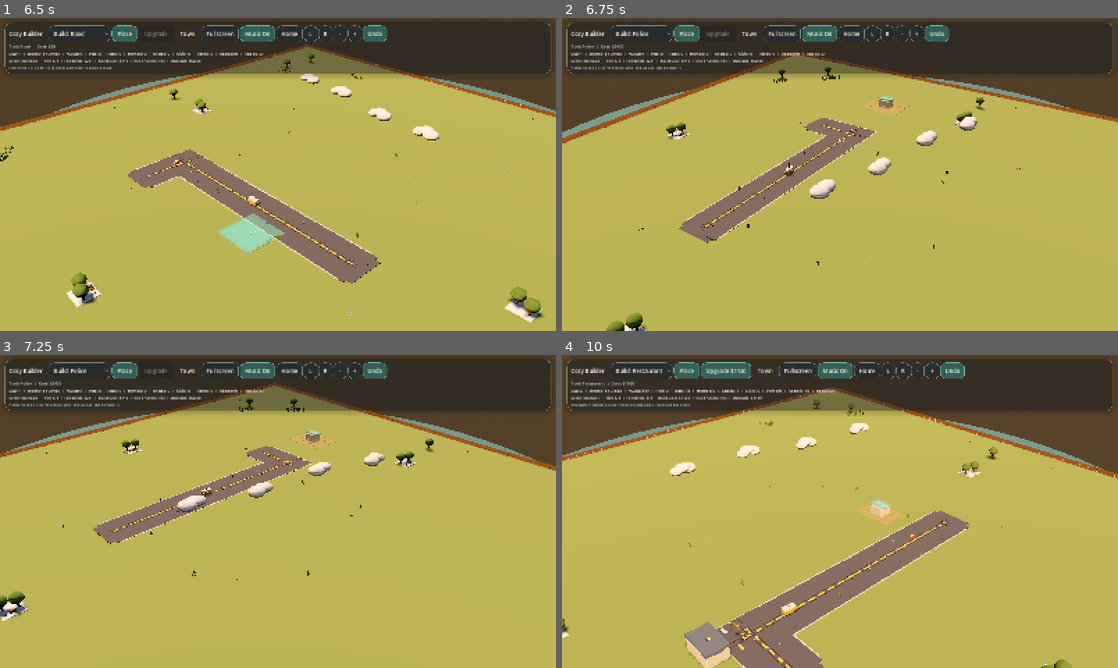
Above: before the commit, frames 1-4 (two rows, left to right).
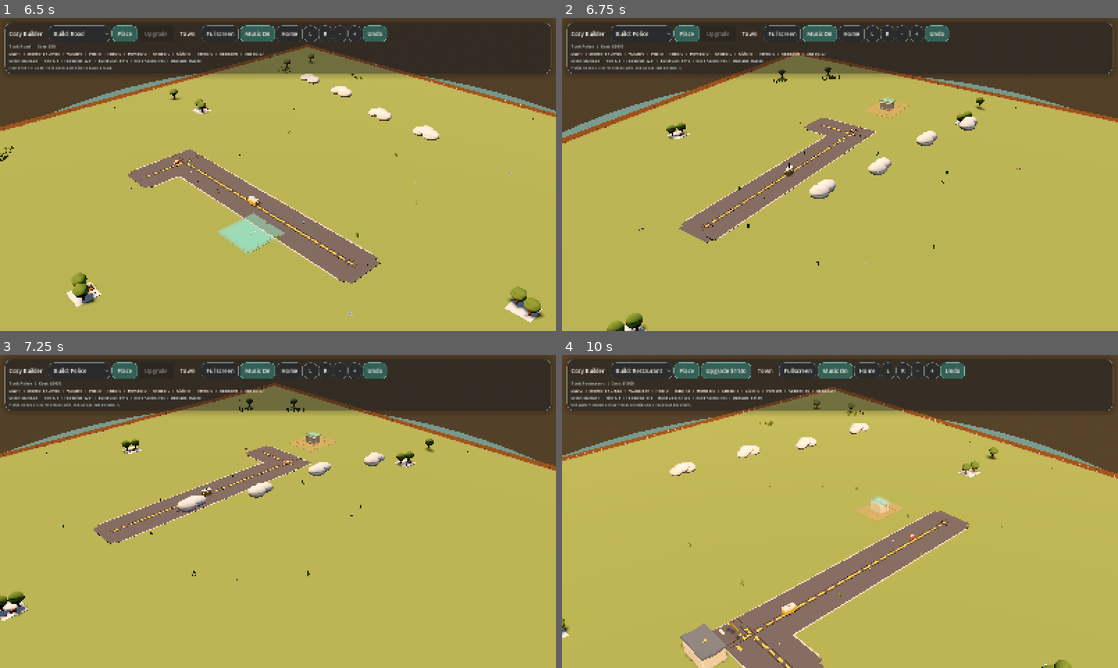
Above: after the commit, the same moments.

Repository: johnswaffles/my-backend-api
Game: Godot game, scene res://scenes/main_scene.tscn
Same seed, same stepped clock (60 frames per second), same inputs: the game is played once before the commit and once after it.
Inputs (mouse positions are in pixels of both pictures, inside the frame that each line leads up to):
- Up to frame 1 (6.5 s): click "Build: Road" at 0.5 s; click "Place" at 1.25 s; click "Town" at 2 s; click "Home" at 2.75 s; click "L" at 3.5 s; click "R" at 4.25 s; tap Space at 5, 5.27 s; move the mouse to (400, 158) at 5.02 s; hold D 5.03-5.75 s; tap 1 at 5.1 s; click (400, 158) at 5.17 s; tap Enter at 5.75 s; drag from (166, 190) to (250, 237) at 5.77 s
- Up to frame 2 (6.75 s): tap Enter at 6.5 s; move the mouse to (895, 105) at 6.52 s; hold D from 6.53 s (still down); tap 3 at 6.6 s
- Up to frame 3 (7.25 s): keep holding D
- Up to frame 4 (10 s): release D at 7.25 s; drag from (812, 574) to (673, 464) at 7.27 s; move the mouse to (1006, 558) at 8.02 s; hold A 8.03-8.75 s; tap 5 at 8.1 s; tap Space at 8.27 s; tap Enter at 8.75 s; drag from (673, 464) to (756, 433) at 8.77 s; move the mouse to (867, 511) at 9.52 s; hold S from 9.53 s (still down); tap 7 at 9.6 s; click (867, 511) at 9.67 s

Frame 1 is identical in both runs. In frame 2, 0.2% of the frame differs, in the area x 54-60%, y 24-32%; in frame 3, 0.2%; in frame 4, 0.7%, in the area x 21-62%, y 44-100%.

Commit message:
Simplify roadside property placement

Diff:
--- a/cozy-builder-godot/scripts/building_system.gd
+++ b/cozy-builder-godot/scripts/building_system.gd
@@ -86,29 +86,29 @@
 const PROPERTY_FRONT_SETBACK_BY_TOOL := {
 	BUILD_TOOL_HOUSE: 0.95,
 	BUILD_TOOL_POLICE: 1.32,
-	BUILD_TOOL_FIRE: 0.84,
-	BUILD_TOOL_BANK: 0.82,
-	BUILD_TOOL_GROCERY: 0.95,
-	BUILD_TOOL_RESTAURANT: 0.95,
-	BUILD_TOOL_CORNER_STORE: 0.9,
+	BUILD_TOOL_FIRE: 1.02,
+	BUILD_TOOL_BANK: 1.08,
+	BUILD_TOOL_GROCERY: 1.04,
+	BUILD_TOOL_RESTAURANT: 1.04,
+	BUILD_TOOL_CORNER_STORE: 1.0,
 }
 const PROPERTY_LOT_SETBACK_BY_TOOL := {
 	BUILD_TOOL_HOUSE: 0.58,
 	BUILD_TOOL_POLICE: 0.98,
-	BUILD_TOOL_FIRE: 0.34,
-	BUILD_TOOL_BANK: 0.28,
+	BUILD_TOOL_FIRE: 0.42,
+	BUILD_TOOL_BANK: 0.44,
 	BUILD_TOOL_GROCERY: 0.5,
 	BUILD_TOOL_RESTAURANT: 0.5,
-	BUILD_TOOL_CORNER_STORE: 0.42,
+	BUILD_TOOL_CORNER_STORE: 0.46,
 }
 const PROPERTY_BUFFER_BY_TOOL := {
 	BUILD_TOOL_HOUSE: 1,
 	BUILD_TOOL_POLICE: 1,
 	BUILD_TOOL_FIRE: 0,
 	BUILD_TOOL_BANK: 0,
-	BUILD_TOOL_GROCERY: 1,
-	BUILD_TOOL_RESTAURANT: 1,
-	BUILD_TOOL_CORNER_STORE: 1,
+	BUILD_TOOL_GROCERY: 0,
+	BUILD_TOOL_RESTAURANT: 0,
+	BUILD_TOOL_CORNER_STORE: 0,
 	BUILD_TOOL_PARK: 1,
 }
 const SIDEWALK_ROUTE_OFFSET := 1.96
@@ -1173,6 +1173,9 @@
 			"frontage_side": "south",
 		}
 
+	if tool != BUILD_TOOL_HOUSE:
+		return _resolve_simple_roadside_layout(tool, cell, base_footprint)
+
 	var candidate_footprints: Array[Vector2i] = [base_footprint]
 	var rotated_footprint := Vector2i(base_footprint.y, base_footprint.x)
 	if rotated_footprint != base_footprint:
@@ -1220,6 +1223,42 @@
 		"footprint": fallback_footprint,
 		"cells": _cells_for_anchor(fallback_anchor, fallback_footprint),
 		"frontage_side": _preferred_frontage_side(tool, fallback_anchor, fallback_footprint),
+	}
+
+
+func _resolve_simple_roadside_layout(tool: String, cell: Vector2i, base_footprint: Vector2i) -> Dictionary:
+	var candidate_footprints: Array[Vector2i] = [base_footprint]
+	var rotated_footprint := Vector2i(base_footprint.y, base_footprint.x)
+	if rotated_footprint != base_footprint:
+		candidate_footprints.append(rotated_footprint)
+
+	for footprint in candidate_footprints:
+		var anchor := _anchor_for_hover_cell(cell, footprint)
+		if anchor.x < 0 or anchor.y < 0 or anchor.x + footprint.x > GRID_SIZE or anchor.y + footprint.y > GRID_SIZE:
+			continue
+		var cells := _cells_for_anchor(anchor, footprint)
+		if not _cells_are_buildable(cells):
+			continue
+		var side := _preferred_frontage_side(tool, anchor, footprint)
+		if not _placement_has_required_frontage(tool, anchor, footprint, side):
+			continue
+		var reserved_cells := _property_reserved_cells(anchor, footprint, side, tool)
+		if not reserved_cells.is_empty() and not _cells_are_buildable(reserved_cells):
+			continue
+		return {
+			"anchor": anchor,
+			"footprint": footprint,
+			"cells": cells,
+			"frontage_side": side,
+		}
+
+	var fallback_anchor := _anchor_for_hover_cell(cell, base_footprint)
+	var fallback_side := _preferred_frontage_side(tool, fallback_anchor, base_footprint)
+	return {
+		"anchor": fallback_anchor,
+		"footprint": base_footprint,
+		"cells": _cells_for_anchor(fallback_anchor, base_footprint),
+		"frontage_side": fallback_side,
 	}
 
 
Not shown, changed: public/godot-playtest/index.html
Not shown, changed: public/godot-playtest/index.pck
